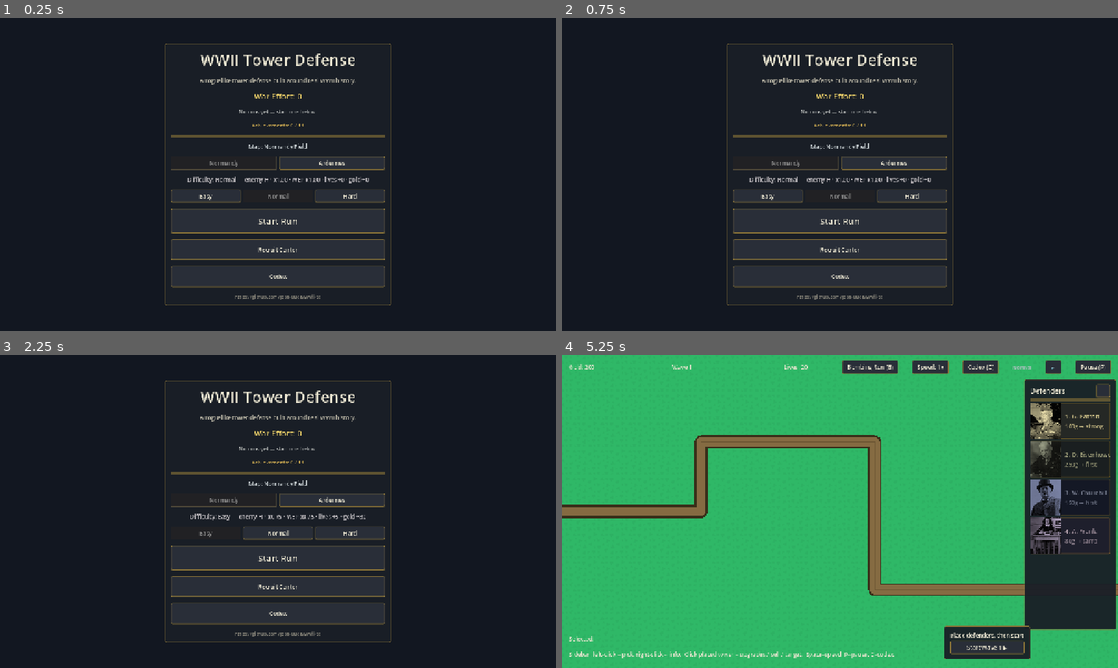
Above: before the commit, frames 1-4 (two rows, left to right).
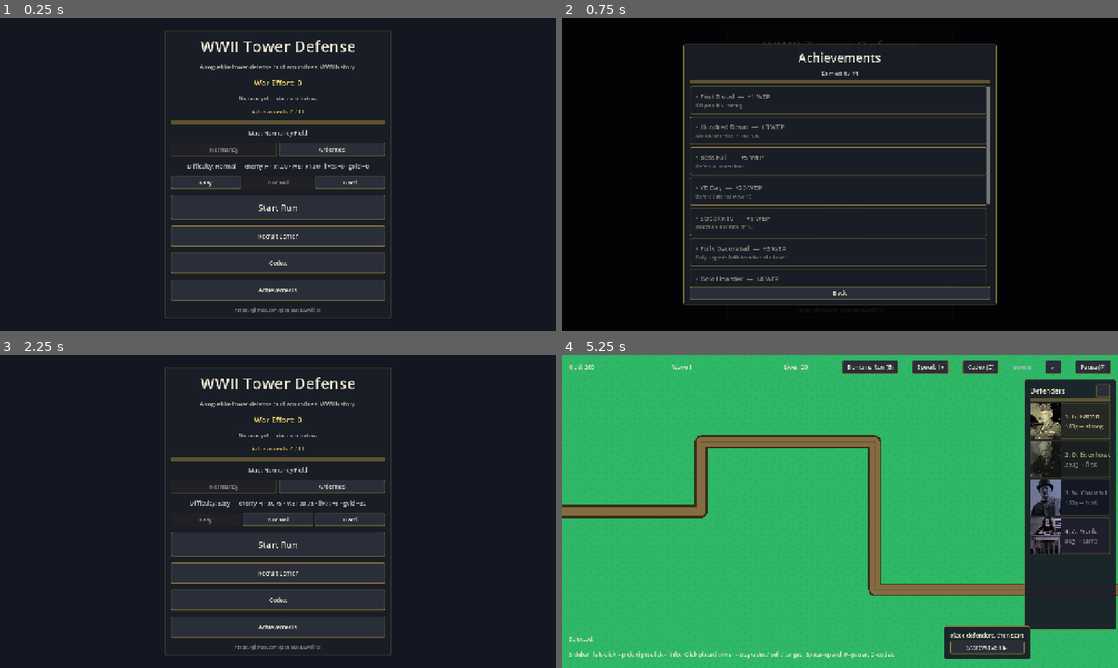
Above: after the commit, the same moments.

Repository: Josh-Buck/wwii-td
Game: Godot game, scene res://scenes/main/Main.tscn
Same seed, same stepped clock (60 frames per second), same inputs: the game is played once before the commit and once after it.
Inputs (mouse positions are in pixels of both pictures, inside the frame that each line leads up to):
- Up to frame 1 (0.25 s): no input
- Up to frame 2 (0.75 s): click (840, 290) at 0.5 s, where only the run after the commit has a clickable "Achievements"
- Up to frame 3 (2.25 s): click (278, 630) at 1.25 s, where only the run after the commit has a clickable "Back"; click "Easy" at 2 s
- Up to frame 4 (5.25 s): click "Normal" at 2.75 s; click "Easy" at 3.5 s; click "Normal" at 4.25 s; click "Start Run" at 5 s

The runs differ from the first frame. In frame 1, 6.4% of the frame differs, in the area x 29-71%, y 4-96%; in frame 2, 60%, in the area x 0-100%, y 0-100%; in frame 3, 6.4%; in frame 4, nothing differs.

Commit message:
feat: achievements gallery + top defender on end screen
- Main menu Achievements button opens a scrollable overlay listing all
  11 achievements with earned/locked styling, descriptions, and the
  WEP reward each gives. Earned items show a checkmark in warm yellow,
  locked items grey out.
- End screen now adds a 'Top defender: <Name> — X kills · Y dmg dealt'
  line showing which placed tower carried the run.

Diff:
--- a/scenes/main/MainMenu.gd
+++ b/scenes/main/MainMenu.gd
@@ -18,6 +18,11 @@
 @onready var start_btn: Button = $Center/Panel/VBox/StartButton
 @onready var recruit_btn: Button = $Center/Panel/VBox/RecruitButton
 @onready var codex_btn: Button = $Center/Panel/VBox/CodexButton
+@onready var ach_btn: Button = $Center/Panel/VBox/AchievementsButton
+@onready var ach_overlay: Control = $AchOverlay
+@onready var ach_progress: Label = $AchOverlay/Panel/VBox/Progress
+@onready var ach_list: VBoxContainer = $AchOverlay/Panel/VBox/Scroll/List
+@onready var ach_close: Button = $AchOverlay/Panel/VBox/CloseButton
 
 var _selected_map: String = _MAP_NORMANDY
 @onready var recruit_overlay: Control = $RecruitOverlay
@@ -85,6 +90,9 @@
 	recruit_btn.pressed.connect(_open_recruit)
 	codex_btn.pressed.connect(_on_codex_pressed)
 	codex_close_btn.pressed.connect(_close_codex)
+	ach_overlay.visible = false
+	ach_btn.pressed.connect(_open_ach)
+	ach_close.pressed.connect(_close_ach)
 	recruit_close.pressed.connect(_close_recruit)
 	map_normandy_btn.pressed.connect(_select_map.bind(_MAP_NORMANDY))
 	map_ardennes_btn.pressed.connect(_select_map.bind(_MAP_ARDENNES))
@@ -167,6 +175,41 @@
 		btn.pressed.connect(_show_codex_entry.bind(entry))
 		codex_list.add_child(btn)
 	codex_progress.text = "Codex read: %d / %d" % [seen_count, _CODEX_PATHS.size()]
+
+func _open_ach() -> void:
+	ach_overlay.visible = true
+	_refresh_ach_list()
+
+func _close_ach() -> void:
+	ach_overlay.visible = false
+
+func _refresh_ach_list() -> void:
+	for c in ach_list.get_children():
+		c.queue_free()
+	var earned: int = MetaProgress.achievements_earned.size()
+	var total: int = MetaProgress.ACHIEVEMENTS.size()
+	ach_progress.text = "Earned: %d / %d" % [earned, total]
+	for id in MetaProgress.ACHIEVEMENTS:
+		var entry: Dictionary = MetaProgress.ACHIEVEMENTS[id]
+		var unlocked: bool = id in MetaProgress.achievements_earned
+		var card := PanelContainer.new()
+		card.size_flags_horizontal = Control.SIZE_EXPAND_FILL
+		var vb := VBoxContainer.new()
+		vb.add_theme_constant_override("separation", 2)
+		card.add_child(vb)
+		var name_lbl := Label.new()
+		var icon: String = "✓ " if unlocked else "• "
+		name_lbl.text = "%s%s  —  +%d WEP" % [icon, entry.get("label", ""), int(entry.get("wep", 0))]
+		name_lbl.add_theme_font_size_override("font_size", 15)
+		name_lbl.modulate = Color(1, 0.95, 0.55, 1) if unlocked else Color(0.6, 0.6, 0.6, 1)
+		vb.add_child(name_lbl)
+		var desc_lbl := Label.new()
+		desc_lbl.text = entry.get("desc", "")
+		desc_lbl.add_theme_font_size_override("font_size", 11)
+		desc_lbl.modulate = Color(0.85, 0.85, 0.85, 1) if unlocked else Color(0.55, 0.55, 0.55, 1)
+		desc_lbl.autowrap_mode = TextServer.AUTOWRAP_WORD_SMART
+		vb.add_child(desc_lbl)
+		ach_list.add_child(card)
 
 func _show_codex_entry(entry: Resource) -> void:
 	codex_title.text = entry.title
--- a/scenes/main/MainMenu.tscn
+++ b/scenes/main/MainMenu.tscn
@@ -101,6 +101,10 @@
 [node name="CodexButton" type="Button" parent="Center/Panel/VBox"]
 custom_minimum_size = Vector2(0, 48)
 text = "Codex"
+
+[node name="AchievementsButton" type="Button" parent="Center/Panel/VBox"]
+custom_minimum_size = Vector2(0, 48)
+text = "Achievements"
 
 [node name="Footer" type="Label" parent="Center/Panel/VBox"]
 text = "https://github.com/Josh-Buck/wwii-td"
@@ -228,3 +232,46 @@
 
 [node name="CodexCloseButton" type="Button" parent="CodexOverlay/Panel/VBox"]
 text = "Back"
+
+[node name="AchOverlay" type="Control" parent="."]
+visible = false
+offset_right = 1280.0
+offset_bottom = 720.0
+mouse_filter = 0
+
+[node name="Bg" type="ColorRect" parent="AchOverlay"]
+offset_right = 1280.0
+offset_bottom = 720.0
+color = Color(0, 0, 0, 0.85)
+
+[node name="Panel" type="PanelContainer" parent="AchOverlay"]
+offset_left = 280.0
+offset_top = 60.0
+offset_right = 1000.0
+offset_bottom = 660.0
+
+[node name="VBox" type="VBoxContainer" parent="AchOverlay/Panel"]
+theme_override_constants/separation = 8
+
+[node name="Title" type="Label" parent="AchOverlay/Panel/VBox"]
+text = "Achievements"
+horizontal_alignment = 1
+theme_override_font_sizes/font_size = 28
+
+[node name="Progress" type="Label" parent="AchOverlay/Panel/VBox"]
+text = ""
+horizontal_alignment = 1
+modulate = Color(0.85, 0.85, 0.85, 1)
+
+[node name="HSep" type="HSeparator" parent="AchOverlay/Panel/VBox"]
+
+[node name="Scroll" type="ScrollContainer" parent="AchOverlay/Panel/VBox"]
+custom_minimum_size = Vector2(0, 440)
+size_flags_vertical = 3
+
+[node name="List" type="VBoxContainer" parent="AchOverlay/Panel/VBox/Scroll"]
+size_flags_horizontal = 3
+theme_override_constants/separation = 6
+
+[node name="CloseButton" type="Button" parent="AchOverlay/Panel/VBox"]
+text = "Back"
--- a/scenes/ui/HUD.gd
+++ b/scenes/ui/HUD.gd
@@ -1353,18 +1353,32 @@
 	if bond:
 		_show_toast("%s matured: +%dg" % [bond.display_name, payout])
 
+func _top_defender_line() -> String:
+	var best: Node = null
+	for tw in get_tree().get_nodes_in_group("towers"):
+		if not is_instance_valid(tw) or tw.stats == null:
+			continue
+		if best == null or tw.kills > best.kills:
+			best = tw
+	if best == null or best.kills <= 0:
+		return ""
+	return "Top defender: %s — %d kills · %d dmg dealt" % [
+		best.stats.display_name, best.kills, best.damage_dealt
+	]
+
 func show_end_screen(victory: bool, waves_cleared: int = 0, earned: int = 0, total_waves: int = 9) -> void:
 	end_label.text = "VICTORY" if victory else "DEFEAT"
 	end_label.modulate = Color(0.9, 0.85, 0.4, 1) if victory else Color(0.9, 0.3, 0.3, 1)
 	end_waves_label.text = "Waves cleared: %d / %d" % [waves_cleared, total_waves]
 	end_earned_label.text = "+%d War Effort earned" % earned
 	end_total_label.text = "Total War Effort: %d" % MetaProgress.war_effort_points
-	end_stats_label.text = "%d kills  ·  %dg from kills  ·  %d towers placed  ·  %d bonds bought  ·  %dg from payouts" % [
+	end_stats_label.text = "%d kills  ·  %dg from kills  ·  %d towers placed  ·  %d bonds bought  ·  %dg from payouts\n%s" % [
 		GameState.stat_kills,
 		GameState.stat_gold_from_kills,
 		GameState.stat_towers_placed,
 		GameState.stat_bonds_purchased,
 		GameState.stat_bond_payouts,
+		_top_defender_line(),
 	]
 	_refresh_perk_button()
 	end_screen.visible = true
